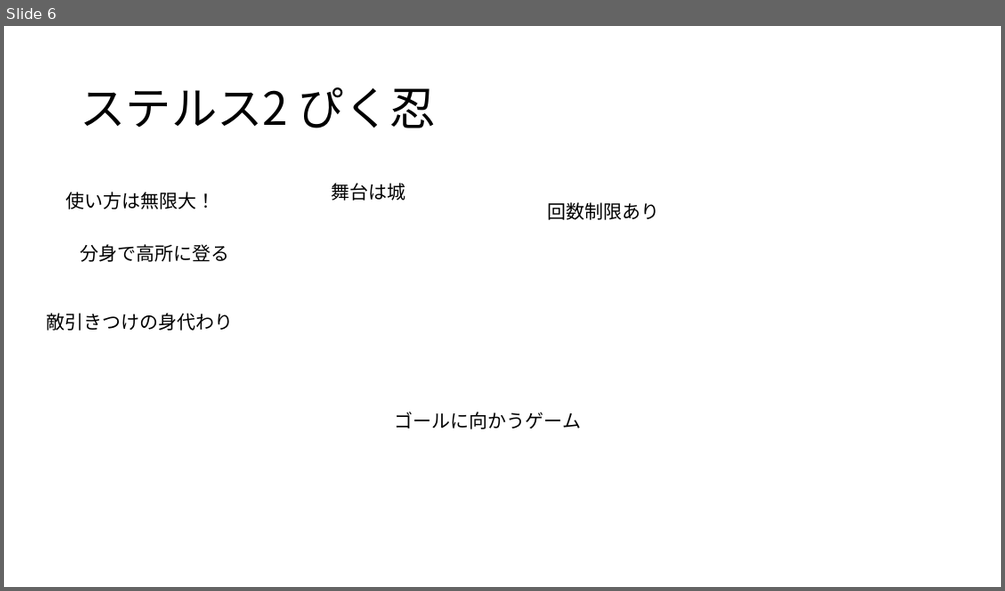
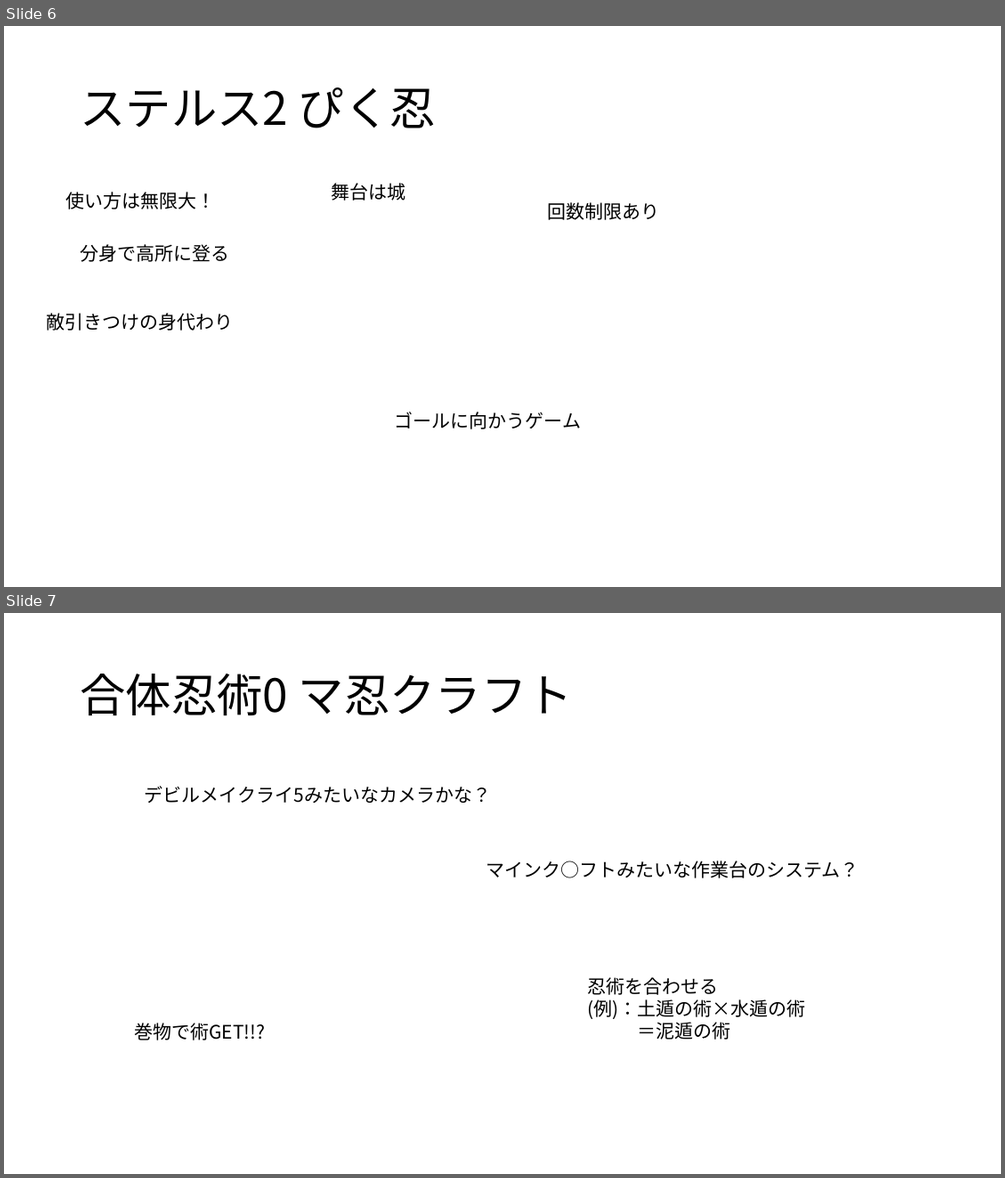
Before and after one commit to TomoyaKanazaki/TeamNinja, a slide deck: 98_plan/00_pptx/00_plan_0422.pptx. Shown one above the other, each under a label of ours: slide 6 before the commit, slides 6 and 7 after it. The pictures are 1005x591 and 1005x1178 pixels, drawn with LibreOffice and Linux fonts; fonts in the diff are those of the drawing. Boxes give left, top, right and bottom in pixels: in the first picture for what was removed or moved away, otherwise in the second. Text is boxed around its words. In the diff, an @@ line names an element or a change of style, - is before the commit and + after.

Commit message:
マ忍クラフト追加

```diff
--- a/98_plan/00_pptx/00_plan_0422.pptx
+++ b/98_plan/00_pptx/00_plan_0422.pptx
@@ slide 7 added at (4, 613, 1001, 1174), background #FFFFFF @@
@@ title added at (80, 674, 573, 715), 44 pt, text #000000 @@
+合体忍術0 マ忍クラフト
@@ text added at (145, 786, 491, 803), 18 pt, text #000000 @@
+デビルメイクライ5みたいなカメラかな？
@@ text added at (485, 860, 858, 878), 18 pt, text #000000 @@
+マインク○フトみたいな作業台のシステム？
@@ text added at (587, 977, 805, 1039), 18 pt, text #000000 @@
+忍術を合わせる
+(例)：土遁の術×水遁の術
+＝泥遁の術
@@ text added at (134, 1022, 265, 1040), 18 pt, text #000000 @@
+巻物で術GET!!?
```
